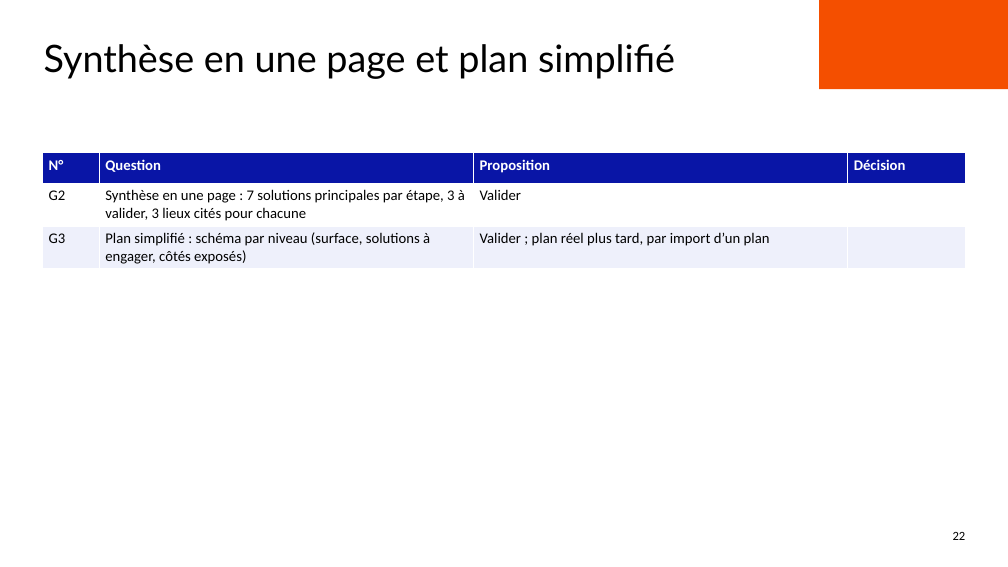
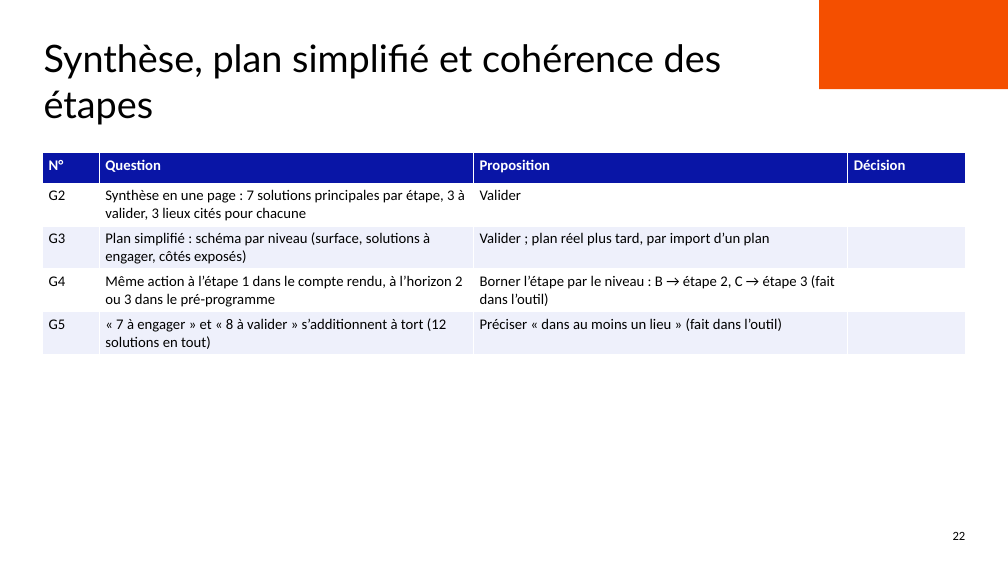
Before and after one commit to benjaminlallemand44/outilplancanicule_methodosurya, a slide deck: slide 22 of docs/presentation/Points_a_trancher_reunion.pptx. Drawn at 1008x567 pixels with LibreOffice and Linux fonts; fonts in the diff are those of the drawing; background and template pictures are left out. Boxes give left, top, right and bottom in pixels: in the first picture for what was removed or moved away, otherwise in the second. Text is boxed around its words. In the diff, an @@ line names an element or a change of style, - is before the commit and + after.

```diff
--- a/docs/presentation/Points_a_trancher_reunion.pptx
+++ b/docs/presentation/Points_a_trancher_reunion.pptx
@@ text at bbox=[44, 44, 721, 125]: text changed @@
-Synthèse en une page et plan simplifié
+Synthèse, plan simplifié et cohérence des étapes
@@ table at bbox=[42, 153, 965, 353] @@
+row 4: G4 | Même action à l’étape 1 dans le compte rendu, à l’horizon 2 ou 3 dans le pré-programme | Borner l’étape par le niveau : B → étape 2, C → étape 3 (fait dans l’outil) | 
+row 5: G5 | « 7 à engager » et « 8 à valider » s’additionnent à tort (12 solutions en tout) | Préciser « dans au moins un lieu » (fait dans l’outil) | 
```
Also in this commit, not shown: 2 other slides changed, 1 slide added, 7 other files.
